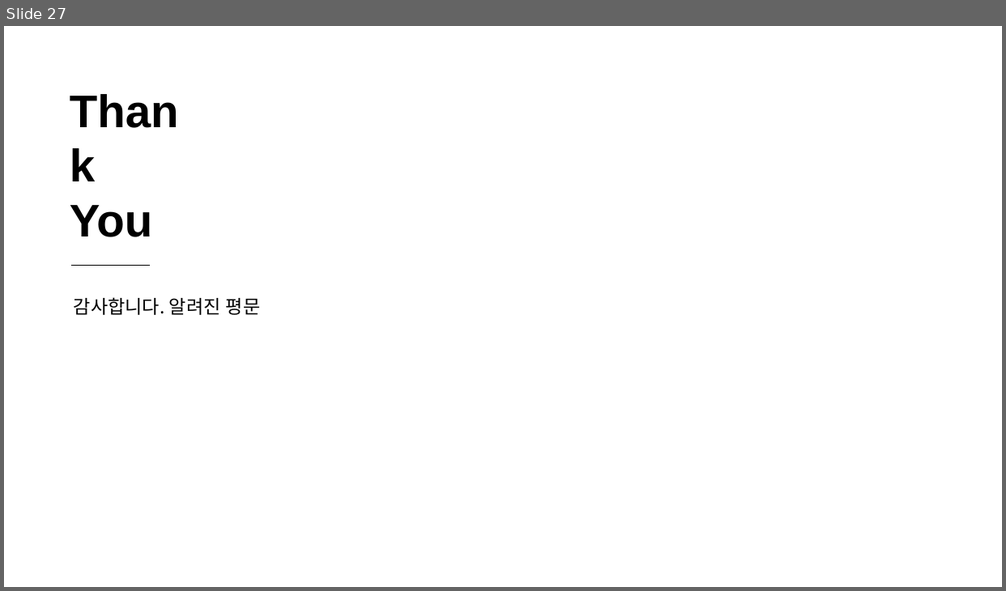
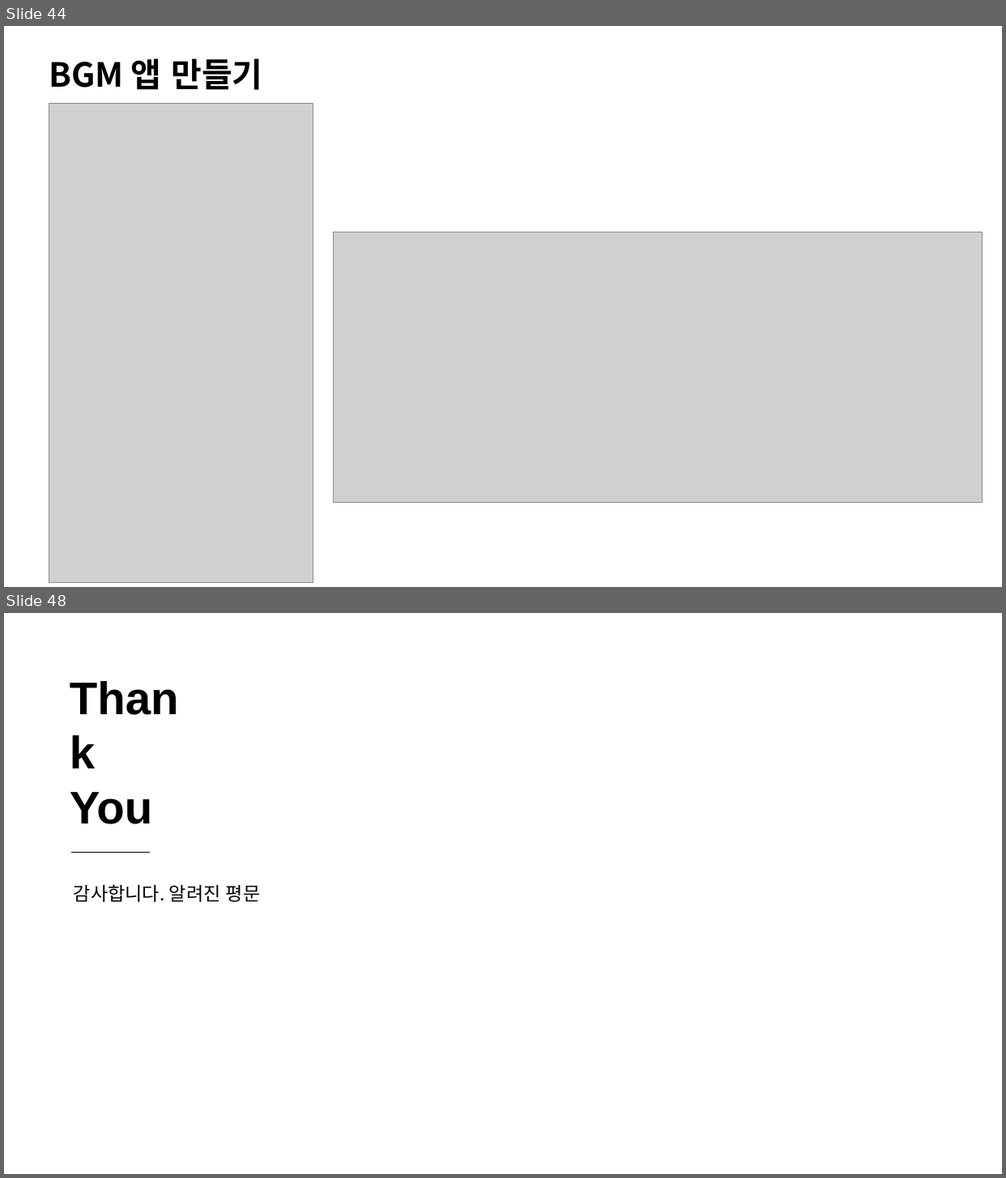
Before and after one commit to sky7th/Kodular, a slide deck: Kodular 기초.pptx. Shown one above the other, each under a label of ours: slide 27 before the commit, slides 44 and 48 after it; the slides between them are not shown. The pictures are 1006x591 and 1006x1178 pixels, drawn with LibreOffice and Linux fonts; fonts in the diff are those of the drawing; grey boxes stand for pictures. Boxes give left, top, right and bottom in pixels: in the first picture for what was removed or moved away, otherwise in the second. Text is boxed around its words. In the diff, an @@ line names an element or a change of style, - is before the commit and + after.

```diff
--- a/Kodular 기초.pptx
+++ b/Kodular 기초.pptx
@@ slide 44 added at (4,26,1002,587), background #FFFFFF @@
@@ text added at (49,58,262,90), 32 pt, text #000000, bold @@
+BGM 앱 만들기
@@ picture added at (49,103,313,583) @@
@@ line added from (51, 103) to (104, 103), #000000 0.5 pt @@
@@ picture added at (334,233,982,503) @@
@@ what was slide 27 is now slide 48 @@
```
Also in this commit, not shown: 20 other slides added, 6 other files.
